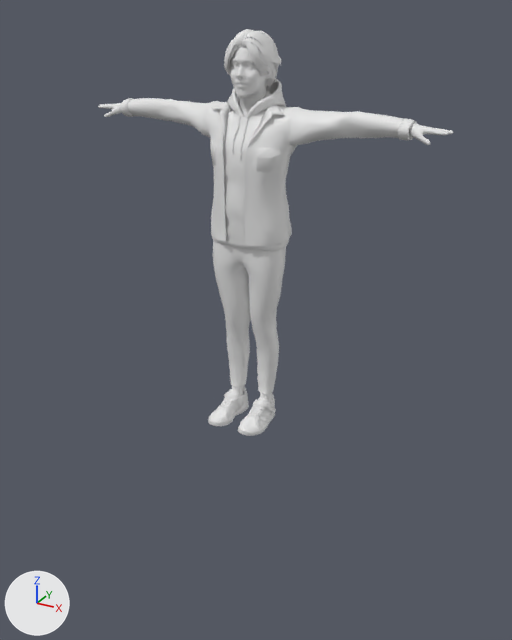
Two versions of the FBX model public/models/animations/idle.fbx, one commit apart.
Both versions are drawn from a 50 mm camera at (1.58, -2.82, 1.94) aimed at (0.01, 0.04, 0.51). Every picture has the same lights, and +X, +Y and +Z are marked at lower left. The first picture is the older version.

Objects in the first picture: 'avaturn_body', 'avaturn_hair_1', 'avaturn_look_0', 'avaturn_shoes_0' and 1 more.
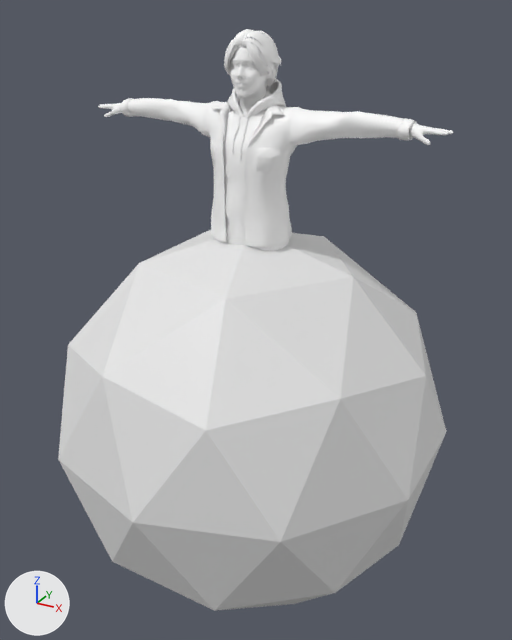
Pixel boxes [x1, y1, x2, y2] of what changed, in the pictures (512 x 640 px):
'Icosphere', added: after [58, 230, 446, 611]
'avaturn_shoes_0', unchanged, covered by the edit: before [208, 386, 276, 436]

Diff of the bpy script that builds the scene:
```diff
--- a/public/models/animations/idle.fbx.py
+++ b/public/models/animations/idle.fbx.py
@@ me_icosphere @@
+me_icosphere.from_pydata(...)  # an icosphere of 80 faces spanning x -0.95..0.95, y -1.0..1.0, z -1.0..1.0
@@ ob_icosphere @@
+ob_icosphere = bpy.data.objects.new('Icosphere', me_icosphere)
+ob_icosphere.location = (0.0, 0.0, 0.0)
```
